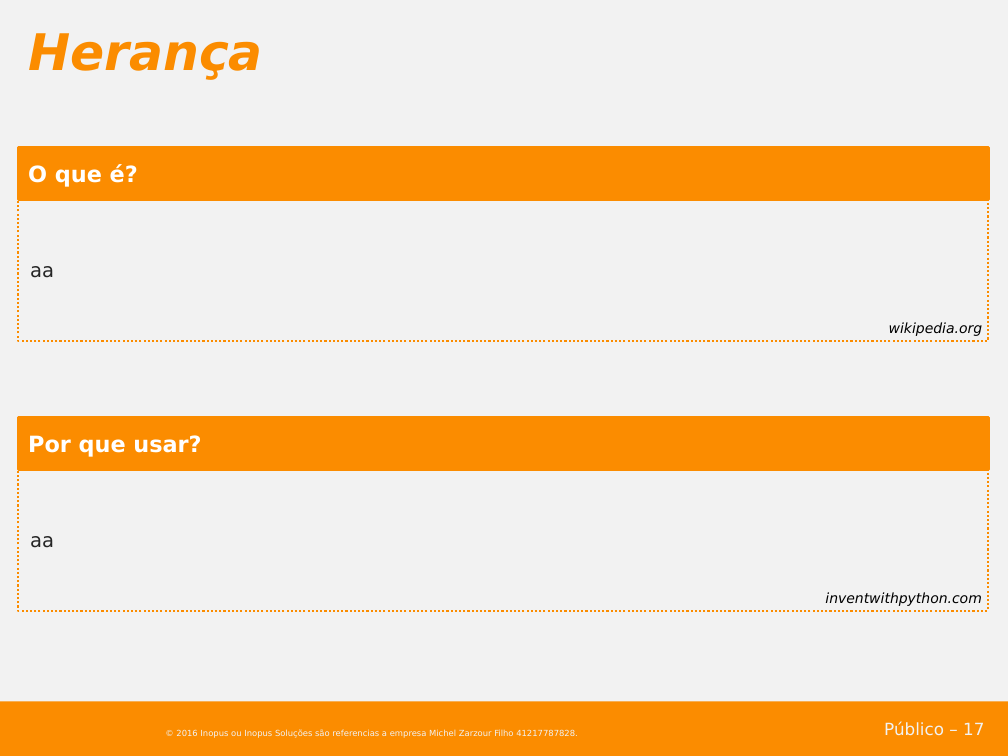
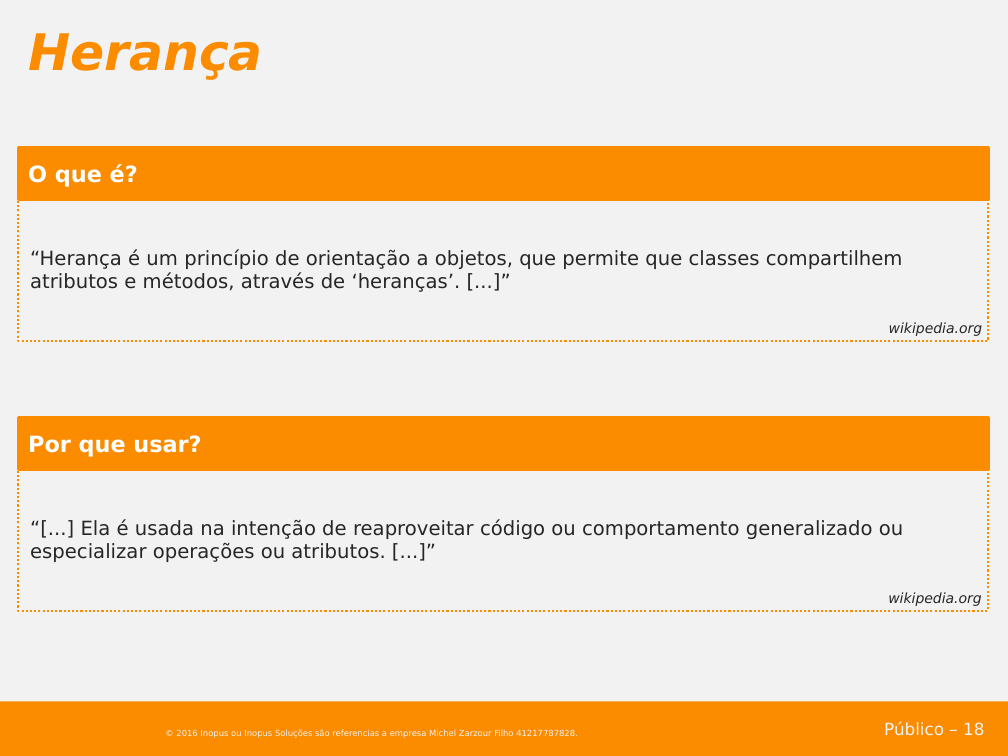
Before and after one commit to inopus/workshop-php-20161019, a slide deck: slide 18 of apresentacao/Workshop PHP 201610210136.pptx (slide 17 before the commit). Drawn at 1008x756 pixels with LibreOffice and Linux fonts; fonts in the diff are those of the drawing; background and template pictures are left out. Boxes give left, top, right and bottom in pixels: in the first picture for what was removed or moved away, otherwise in the second. Text is boxed around its words. In the diff, an @@ line names an element or a change of style, - is before the commit and + after.

```diff
--- a/apresentacao/Workshop PHP 201610210136.pptx
+++ b/apresentacao/Workshop PHP 201610210136.pptx
@@ text in rectangle at (30,249,903,292): text changed @@
-aa
+“Herança é um princípio de orientação a objetos, que permite que classes compartilhem atributos e métodos, através de ‘heranças’. [...]”
@@ text "wikipedia.org" at (889,322,983,336): text colour #000000 to #262626 @@
@@ text in rectangle at (30,519,903,562): text changed @@
-aa
+“[...] Ela é usada na intenção de reaproveitar código ou comportamento generalizado ou especializar operações ou atributos. [...]”
@@ text at (888,592,982,606): text changed; text colour #000000 to #262626 @@
-inventwithpython.com
+wikipedia.org
@@ page number at (884,722,984,736): text changed @@
-Público – 17
+Público – 18
```
Also in this commit, not shown: 8 other slides changed, 5 slides added, 5 other files.
